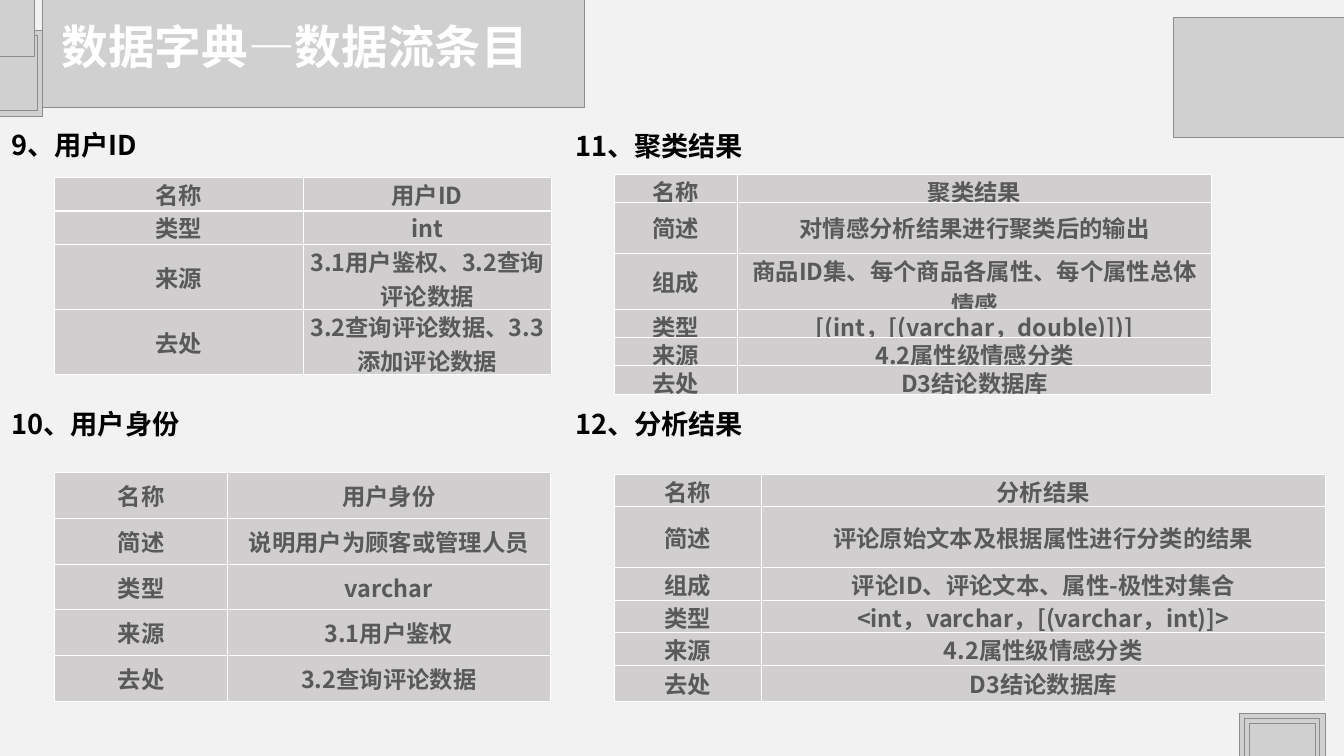
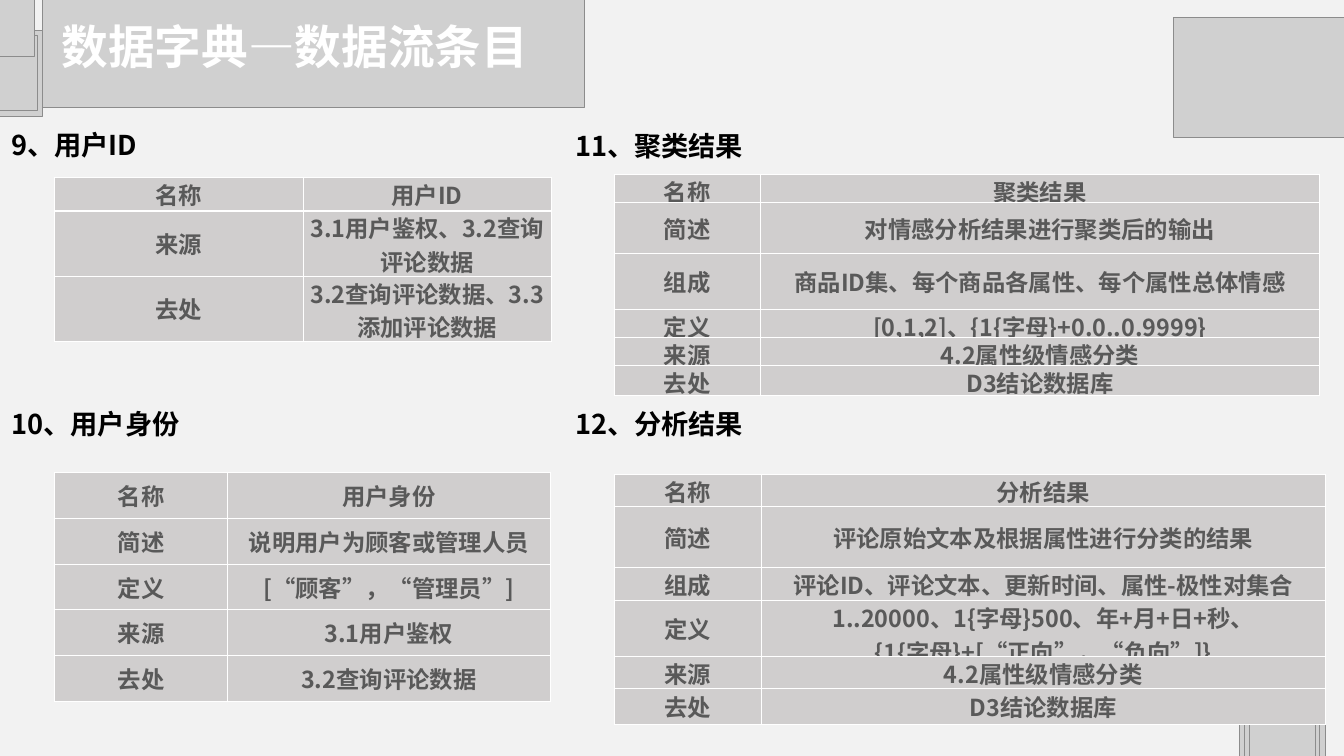
Before and after one commit to HJHGJGHHG/Sentiment-Analysis-System, a slide deck: slide 25 of 文档/PPT.pptx. Drawn at 1344x756 pixels with LibreOffice and Linux fonts; fonts in the diff are those of the drawing; grey boxes stand for pictures. Boxes give left, top, right and bottom in pixels: in the first picture for what was removed or moved away, otherwise in the second. Text is boxed around its words. In the diff, an @@ line names an element or a change of style, - is before the commit and + after.

```diff
--- a/文档/PPT.pptx
+++ b/文档/PPT.pptx
@@ table at bbox=[55, 177, 552, 694] @@
-row 2: 类型 | int
@@ table at bbox=[614, 174, 1320, 400] @@
-row 4, column 1: 类型
+row 4, column 1: 定义
-row 4, column 2: [(int，[(varchar，double)])]
+row 4, column 2: [0,1,2]、{1{字母}+0.0..0.9999}
@@ table: place and size @@
-table at bbox=[614, 174, 1212, 399]
+table at bbox=[614, 174, 1320, 400]
@@ table at bbox=[55, 473, 550, 701] @@
-row 3, column 1: 类型
+row 3, column 1: 定义
-row 3, column 2: varchar
+row 3, column 2: [“顾客”，“管理员”]
@@ table at bbox=[614, 475, 1325, 722] @@
-row 3, column 2: 评论ID、评论文本、属性-极性对集合
+row 3, column 2: 评论ID、评论文本、更新时间、属性-极性对集合
-row 4, column 1: 类型
+row 4, column 1: 定义
-row 4, column 2: <int，varchar，[(varchar，int)]>
+row 4, column 2: 1..20000、1{字母}500、年+月+日+秒、 / {1{字母}+[“正向”，“负向”]}
```
Also in this commit, not shown: 9 other slides changed, 6 other files.
